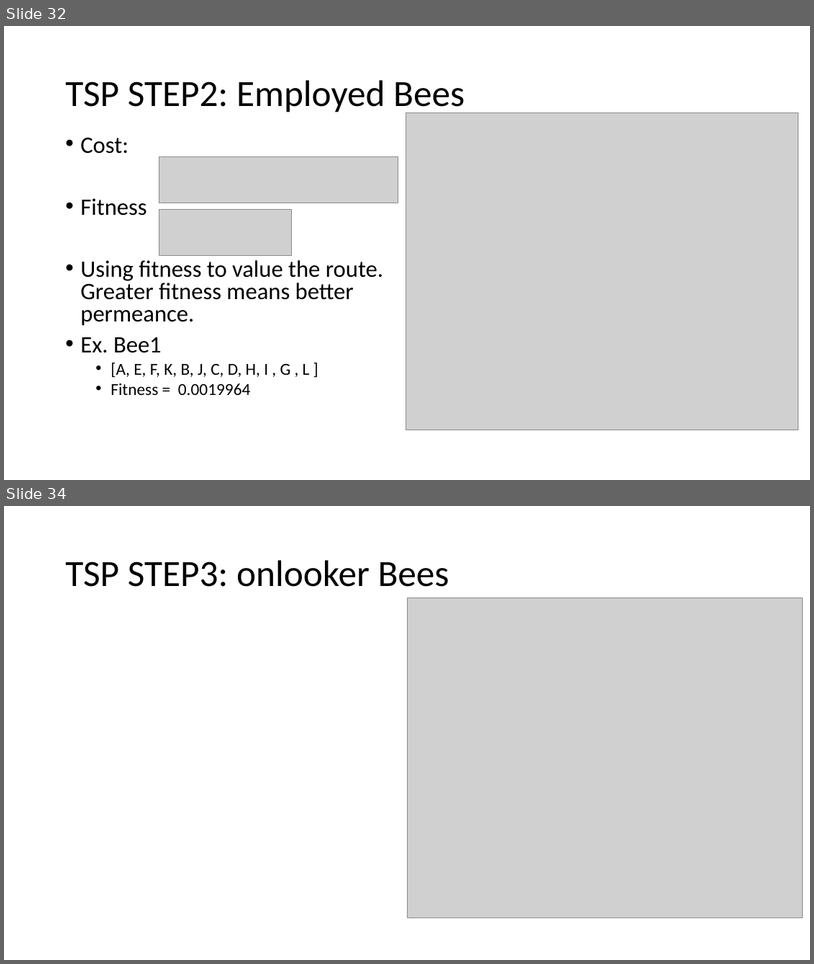
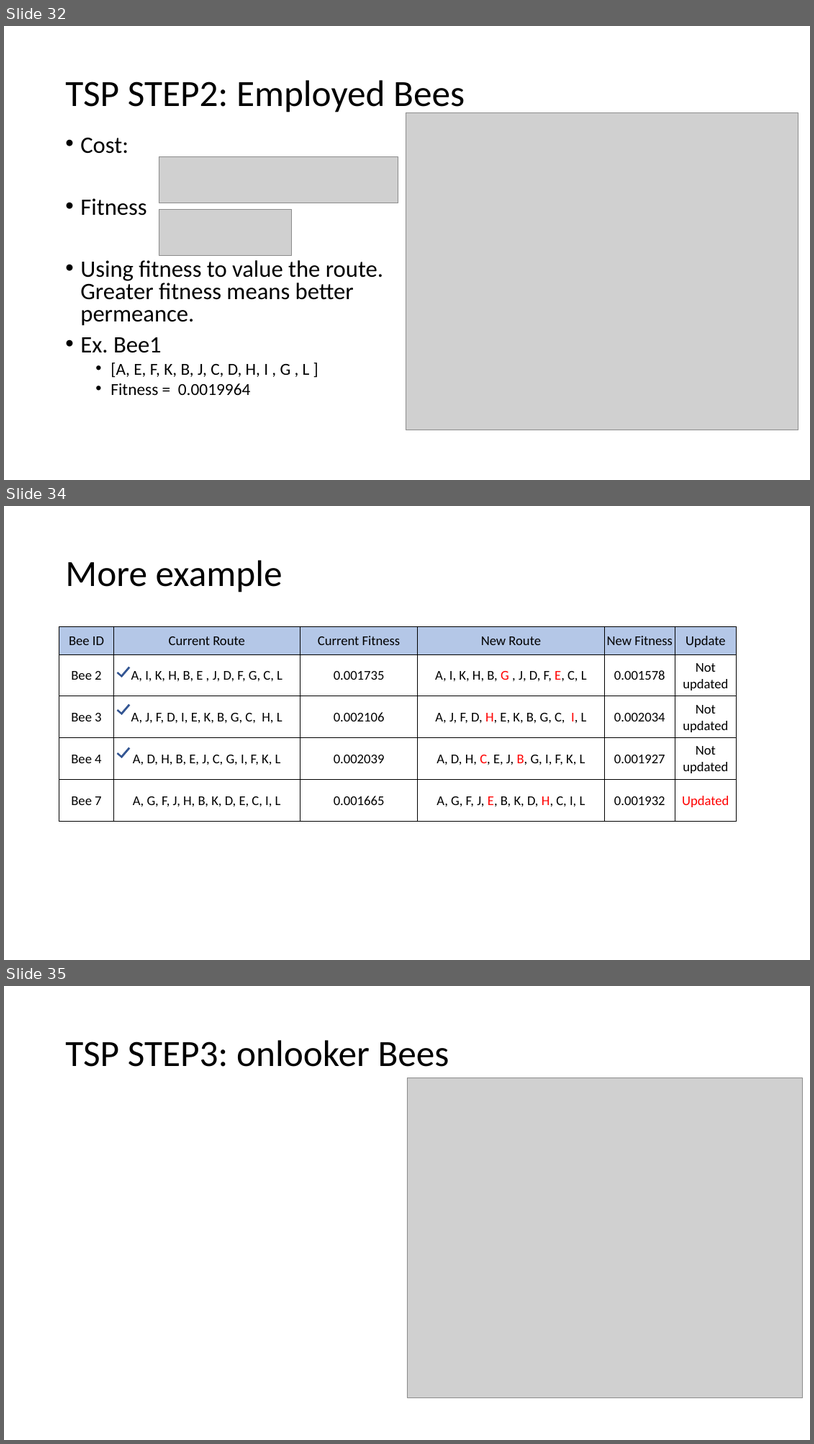
Before and after one commit to dreamakerChao/algorithm_final, a slide deck: 高等演算法報告.pptx. Shown one above the other, each under a label of ours: slides 32 and 34 before the commit, slides 32, 34 and 35 after it; the slides between them are not shown. The pictures are 814x964 and 814x1444 pixels, drawn with LibreOffice and Linux fonts; fonts in the diff are those of the drawing; grey boxes stand for pictures; background and template pictures are left out. Boxes give left, top, right and bottom in pixels: in the first picture for what was removed or moved away, otherwise in the second. Text is boxed around its words. In the diff, an @@ line names an element or a change of style, - is before the commit and + after.

```diff
--- a/高等演算法報告.pptx
+++ b/高等演算法報告.pptx
@@ slide 34 added at (4, 506, 810, 960), background #FFFFFF @@
@@ title added at (65, 560, 283, 592), 44 pt, text #000000 @@
+More example
@@ table added at (59, 627, 736, 821), 5 rows, 6 columns @@
+Bee ID | Current Route | Current Fitness | New Route | New Fitness | Update
+Bee 2 | A, I, K, H, B, E , J, D, F, G, C, L | 0.001735 | A, I, K, H, B, G , J, D, F, E, C, L | 0.001578 | Not updated
+Bee 3 | A, J, F, D, I, E, K, B, G, C, H, L | 0.002106 | A, J, F, D, H, E, K, B, G, C, I, L | 0.002034 | Not updated
+Bee 4 | A, D, H, B, E, J, C, G, I, F, K, L | 0.002039 | A, D, H, C, E, J, B, G, I, F, K, L | 0.001927 | Not updated
+Bee 7 | A, G, F, J, H, B, K, D, E, C, I, L | 0.001665 | A, G, F, J, E, B, K, D, H, C, I, L | 0.001932 | Updated
@@ corner added at (118, 664, 130, 677), fill #4472C4, outline #325491 1 pt @@
@@ corner added at (118, 702, 130, 715), fill #4472C4, outline #325491 1 pt @@
@@ corner added at (118, 744, 130, 757), fill #4472C4, outline #325491 1 pt @@
@@ what was slide 34 is now slide 35 @@
```
Also in this commit, not shown: 8 slides changed, 2 other slides added.
